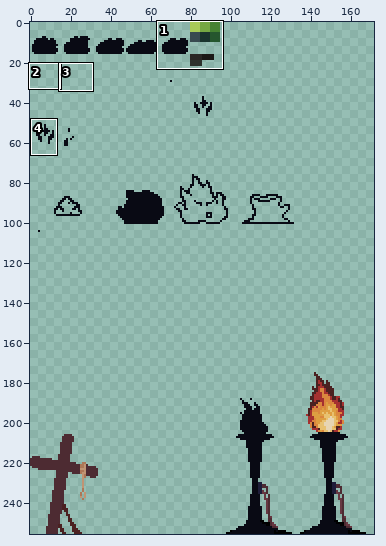
Two versions of one pixel-art file, Assests/Sprites/Prologue_spriteshee.ase. The first picture is a wide view before the edit; the outline marks the close-up.
Close-up. As it was:
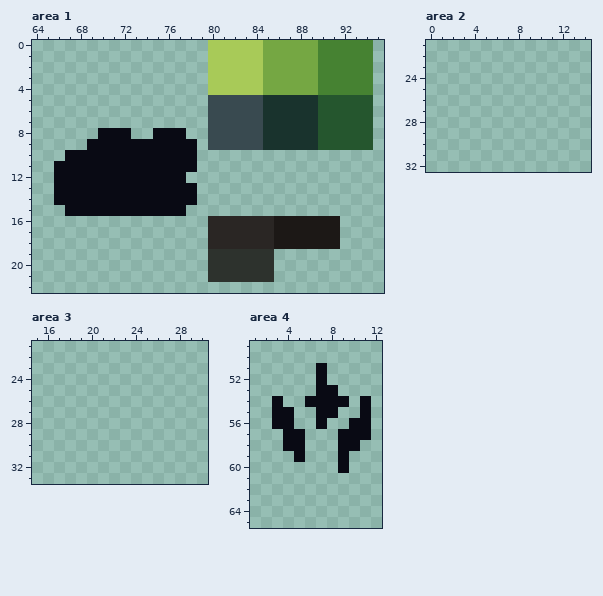
256x256 pixels, 1 frame. Colours within 5 levels of each other are drawn and written as one. Shown: area 1: x 64..95, y 0..22; area 2: x 0..14, y 21..32; area 3: x 15..30, y 21..33; area 4: x 1..12, y 49..65. The wide view leaves out empty margins. The commit also changed other parts of the picture, which this record leaves out.
And afterwards:
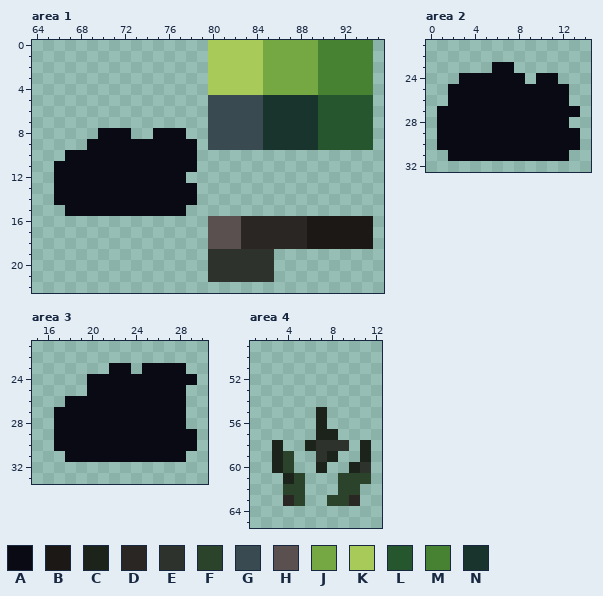
Palette (. is transparent): A #090a14  B #1c1816  C #1b231b  D #2a2624  E #2d322d  F #2b422b  G #394a50  H #5a504f  J #75a743  K #a8ca58  L #25562e  M #468232  N #19332d
What changed:
--- area 1, layer "Layer 1"
@@ x 78..95 @@
 15 ..................
-16 ..DDDDDDBBBBBB....
-17 ..DDDDDDBBBBBB....
-18 ..DDDDDDBBBBBB....
+16 ..HHHDDDDDDBBBBBB.
+17 ..HHHDDDDDDBBBBBB.
+18 ..HHHDDDDDDBBBBBB.
 19 ..EEEEEE..........
--- area 2, layer "Layer 1"
@@ x 0..14 @@
 22 ...............
-23 ...............
-24 ...............
-25 ...............
-26 ...............
-27 ...............
-28 ...............
-29 ...............
-30 ...............
-31 ...............
+23 ......AA.......
+24 ...AAAAAA.AA...
+25 ..AAAAAAAAAAA..
+26 ..AAAAAAAAAAA..
+27 .AAAAAAAAAAAAA.
+28 .AAAAAAAAAAAA..
+29 .AAAAAAAAAAAAA.
+30 .AAAAAAAAAAAAA.
+31 ..AAAAAAAAAAA..
 32 ...............
--- area 3, layer "Layer 1"
@@ x 15..30 @@
 22 ................
-23 ................
-24 ................
-25 ................
-26 ................
-27 ................
-28 ................
-29 ................
-30 ................
-31 ................
+23 .......AA.AAAA..
+24 .....AAAAAAAAAA.
+25 .....AAAAAAAAA..
+26 ...AAAAAAAAAAA..
+27 ..AAAAAAAAAAAA..
+28 ..AAAAAAAAAAAA..
+29 ..AAAAAAAAAAAAA.
+30 ..AAAAAAAAAAAAA.
+31 ...AAAAAAAAAAA..
 32 ................
--- area 4, layer "Layer 1"
@@ x 1..12 @@
 50 ............
-51 ......A.....
-52 ......A.....
-53 ......AA....
-54 ..A..AAAA.A.
-55 ..AA..AA..A.
-56 ..AA..A..AA.
-57 ...AA...AAA.
-58 ...AA...AA..
-59 ....A...A...
-60 ........A...
-61 ............
-62 ............
-63 ............
+51 ............
+52 ............
+53 ............
+54 ............
+55 ......C.....
+56 ......C.....
+57 ......CC....
+58 ..C..CEEE.C.
+59 ..CF..EC..C.
+60 ..CF..C..CE.
+61 ...CF...FFF.
+62 ...FF...FF..
+63 ...DF..FFD..
 64 ............
Boxes around the changes in both close-ups, in picture pixels (x1, y1, x2, y2):
changed: (208, 216, 373, 249)
added: (437, 62, 580, 161)
added: (54, 363, 197, 462)
changed: (272, 363, 371, 506)
